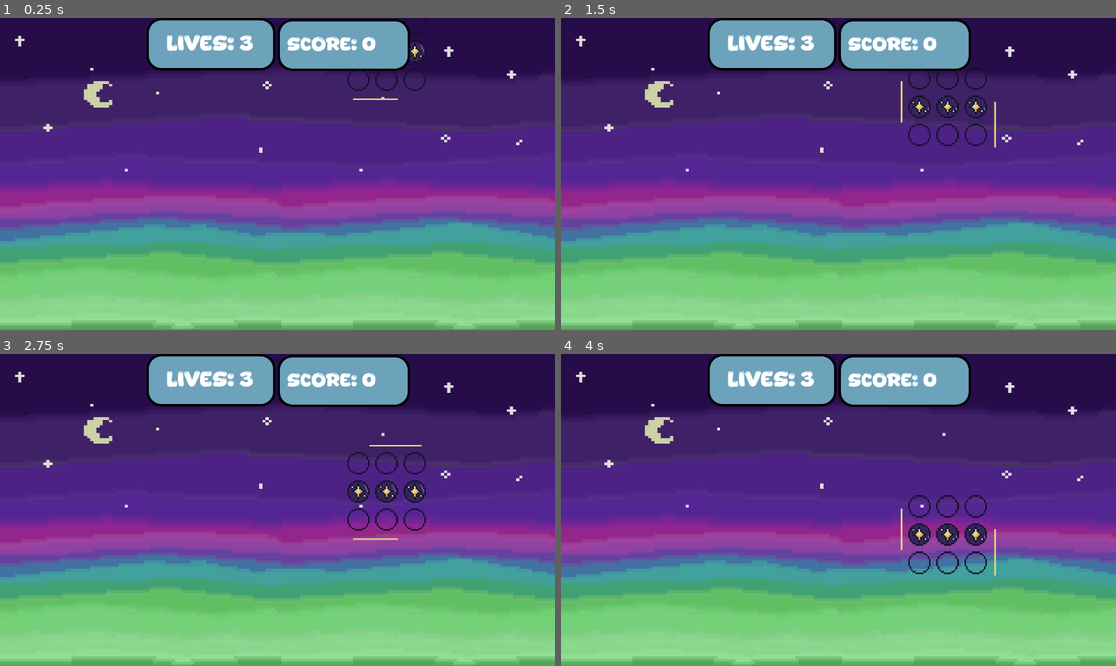
Above: before the commit, frames 1-4 (two rows, left to right).
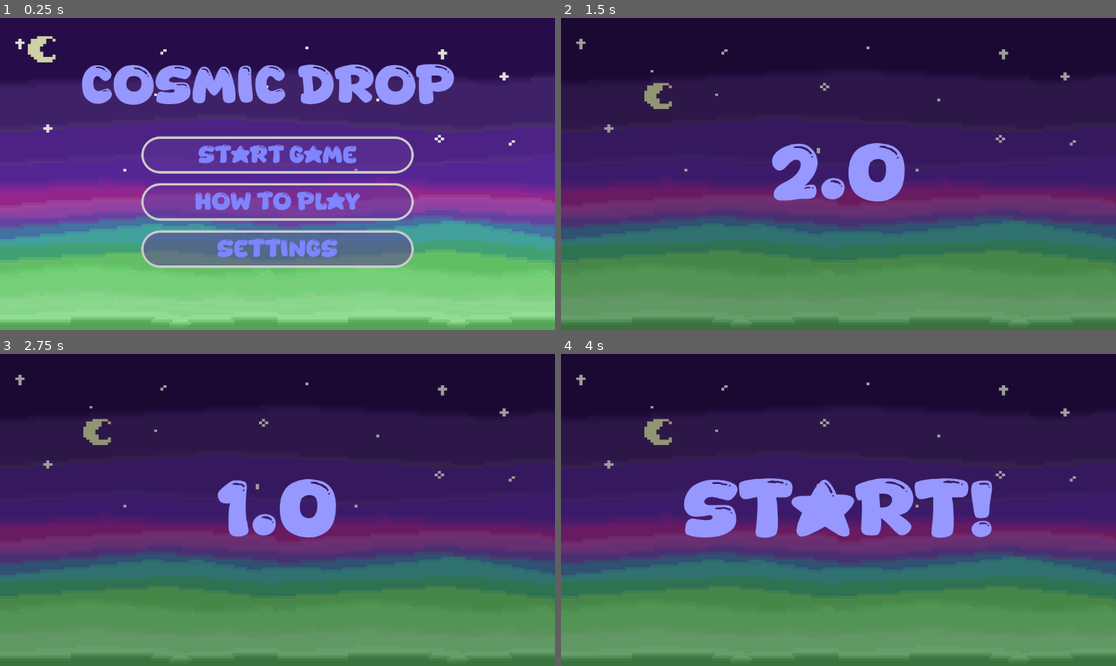
Above: after the commit, the same moments.

Repository: Ninjadude01/Flagship-Tiledrop
Game: Godot game, scene res://scenes/main_menu.tscn
Two runs of this game, one before a commit and one after it. Both use one fixed random seed, a clock stepped at 60 frames per second and the inputs below. Before the commit the project starts from res://scenes/Main.tscn.
Inputs (mouse positions are in pixels of both pictures, inside the frame that each line leads up to):
- Up to frame 1 (0.25 s): no input
- Up to frame 2 (1.5 s): click (838, 155) at 0.5 s, where only the run after the commit has a clickable "Start Game"; tap Enter at 1.25 s; tap 1 (1) at 1.35 s
- Up to frame 3 (2.75 s): tap 2 (2) at 1.55, 2.1 s; tap 4 (4) at 2.3 s
- Up to frame 4 (4 s): tap 4 (4) at 2.85 s; tap 5 (5) at 3.05, 3.6 s; tap 6 (6) at 3.8 s

The runs differ from the first frame. In frame 1, 28% of the frame differs, in the area x 0-100%, y 0-100%; in frame 2, 89%; in frame 3, 90%; in frame 4, 90%.

Commit message:
created incfreasing speed

Diff:
--- a/tile-drop/globals.gd
+++ b/tile-drop/globals.gd
@@ -2,6 +2,8 @@
 
 var points = 00
 var lives = 3
+var startSpeed = 100
+
 # Called when the node enters the scene tree for the first time.
 func _ready() -> void:
 	pass # Replace with function body.
@@ -10,3 +12,6 @@
 # Called every frame. 'delta' is the elapsed time since the previous frame.
 func _process(_delta: float) -> void:
 	pass
+
+func increaseSpeed():
+	startSpeed *= 1.05
--- a/tile-drop/project.godot
+++ b/tile-drop/project.godot
@@ -11,7 +11,7 @@
 [application]
 
 config/name="TileDrop"
-run/main_scene="uid://b5lcarnhcfxiu"
+run/main_scene="uid://cii406irlgjdp"
 config/features=PackedStringArray("4.6", "Forward Plus")
 config/icon="res://assets/icon.svg"
 
--- a/tile-drop/scripts/tile.gd
+++ b/tile-drop/scripts/tile.gd
@@ -44,7 +44,7 @@
 	genRandTexture()
 	animated_sprite.play(animation)
 	#sprite.texture = texture
-	body.linear_velocity = Vector2(0, 100)
+	body.linear_velocity = Vector2(0, Globals.startSpeed)
 	setSequence()
 
 func genRandTexture():
@@ -56,6 +56,7 @@
 func _process(_delta: float) -> void: #bug thingy
 	if checkSequence():
 		Globals.points += 5
+		Globals.increaseSpeed()
 		print("Points Earned: " + str(Globals.points))
 		queue_free()
 		resetInput()
Not shown: 1 places in tile-drop/scenes/Main.tscn that only renumber resources
